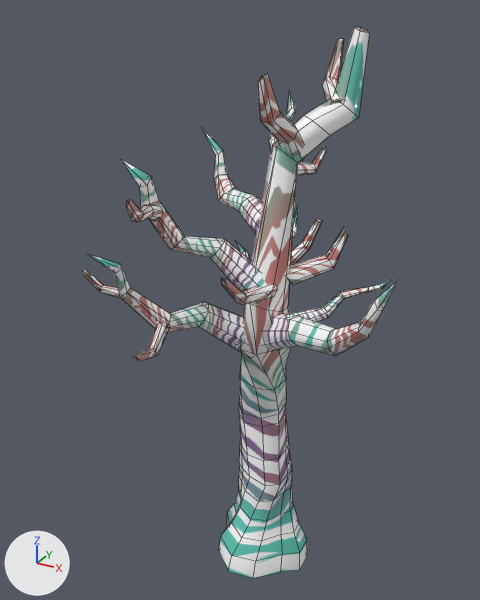
An edit to the FBX model Assets/Standard Assets/Models/tree_04.fbx, drawn before and after from the same camera.
The view is the same before and after, from a 50 mm camera at (0.0483, -0.0985, 0.1029) aimed at (-0.0026, -0.0059, 0.0566). Every picture has the same lights, and +X, +Y and +Z are marked at lower left. Mesh edges are drawn as thin lines. Where no turn or scale is listed for an object, it has been applied to the vertices.

The first picture shows 'tree'.
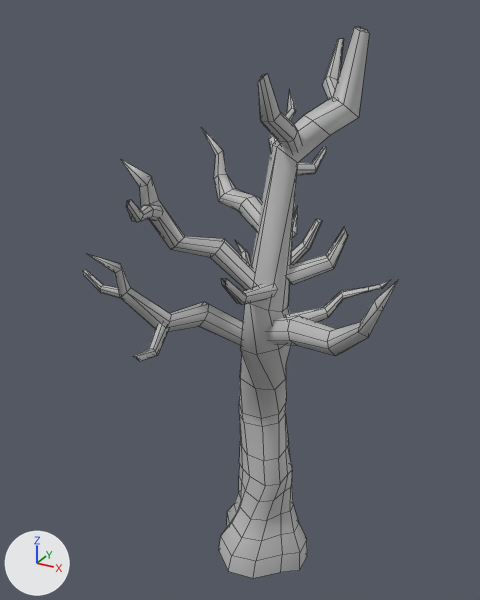
Where the change shows, as pixel boxes [x1, y1, x2, y2] in the pictures (480 x 600 px; the box of a moved part takes in the faces that stretch with it):
part 1 of me_mesh, moved or reshaped
    before: [199, 77, 343, 357]
    after: [199, 77, 338, 346]
part 2 of me_mesh, recoloured
    both: [83, 27, 398, 578]

The change, as a diff of the scene's bpy script:
```diff
--- a/Assets/Standard Assets/Models/tree_04.fbx.py
+++ b/Assets/Standard Assets/Models/tree_04.fbx.py
@@ mat_default_material @@
+mat_default_material = principled_material('Default_Material')
+mat_default_material.base_color = (0.5, 0.5, 0.5)  # grey #bcbcbc
@@ me_mesh @@
 me_mesh.from_pydata(...)  # 654 vertices, 598 faces; spans x -0.0157..0.0293, y -0.0338..0.0246, z -0.003..0.1004
 # used by ob_tree; location = (0.0, 0.0, 0.0)
+# me_mesh part 1: 72 of 654 vertices moved; they spanned x -0.0038..0.0133, y -0.0154..0.0017, z 0.0376..0.0906 and now span x -0.0024..0.0124, y -0.0142..0.0008, z 0.0385..0.0903; mean shift (0.0, 0.0001, 0.0); largest move (0.0029, -0.0101, 0.061) -> (0.0039, -0.0111, 0.0614)
+# me_mesh part 2: 598 faces spanning x -0.0157..0.0293, y -0.0338..0.0246, z -0.003..0.1004 switch from mat_tree_trunk_mat (picture img_entropy_tree_d_tga) to mat_default_material (grey #bcbcbc)
```
